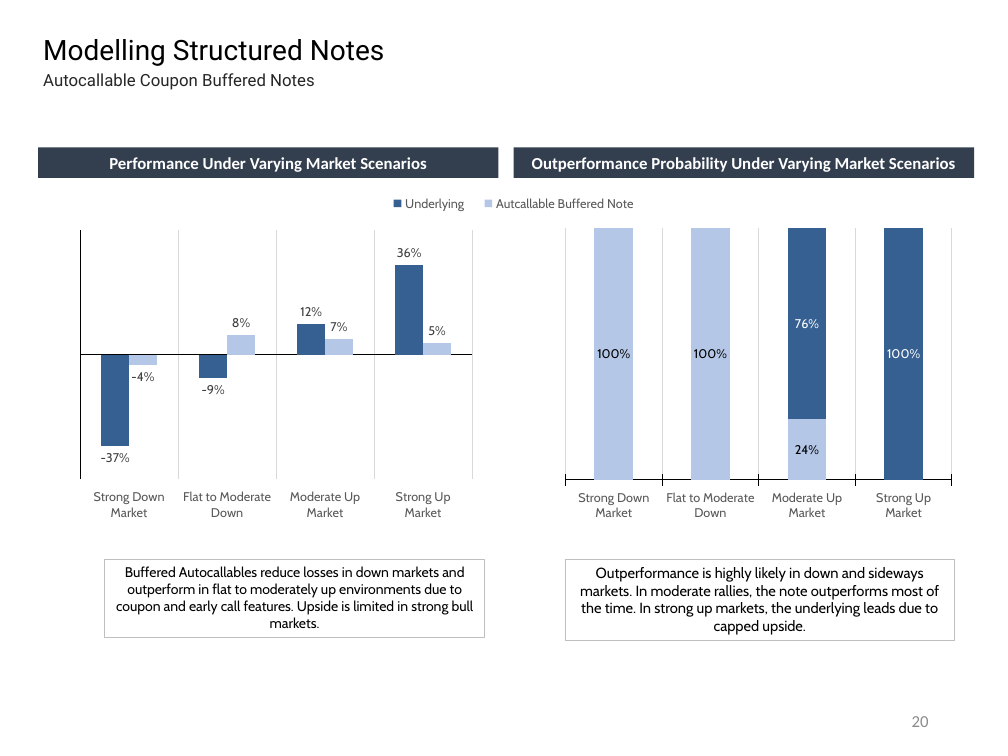
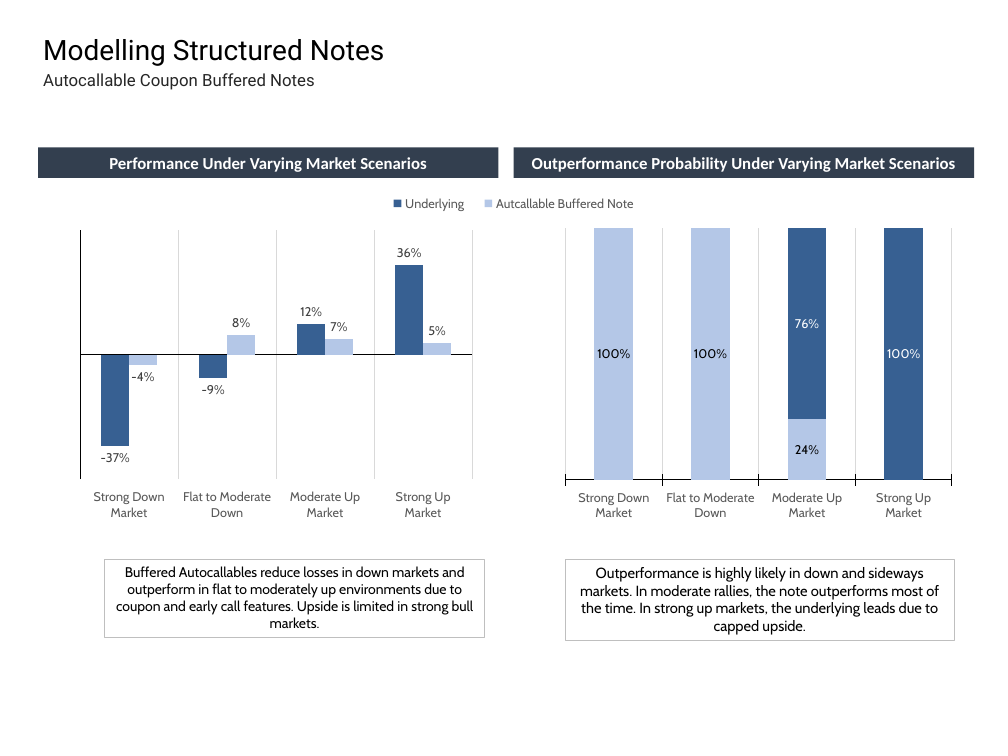
Before and after one commit to fabarker/epsilon-phi, a slide deck: slide 20 of epsilon-phi-core/src/python/epsilonPhi/ep_saa/marketing/Auto.pptx. Drawn at 1008x756 pixels with LibreOffice and Linux fonts; fonts in the diff are those of the drawing. Boxes give left, top, right and bottom in pixels: in the first picture for what was removed or moved away, otherwise in the second. Text is boxed around its words. In the diff, an @@ line names an element or a change of style, - is before the commit and + after.

```diff
--- a/epsilon-phi-core/src/python/epsilonPhi/ep_saa/marketing/Auto.pptx
+++ b/epsilon-phi-core/src/python/epsilonPhi/ep_saa/marketing/Auto.pptx
@@ page number removed at <box>912,716,929,727</box> @@
-20
```
Also in this commit, not shown: 6 other slides changed, 11 other files.
